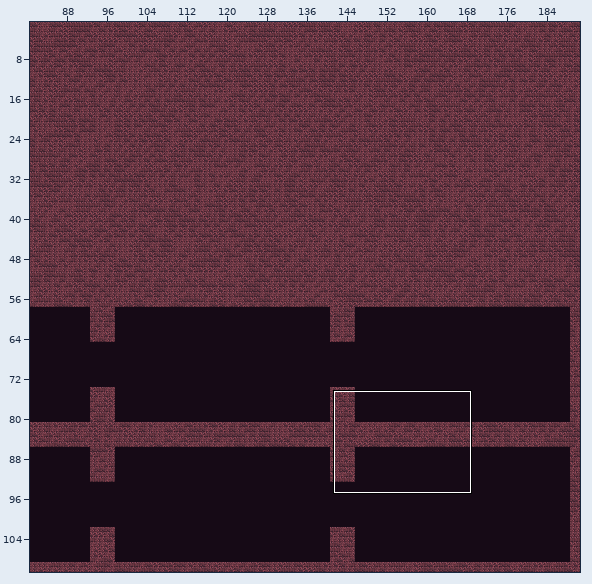
An edit to a level. Tiled map, android/assets/maps/CavernMap1.tmx. Above: a wide view before the commit, with the close-up outlined.
Close-up. As it was:
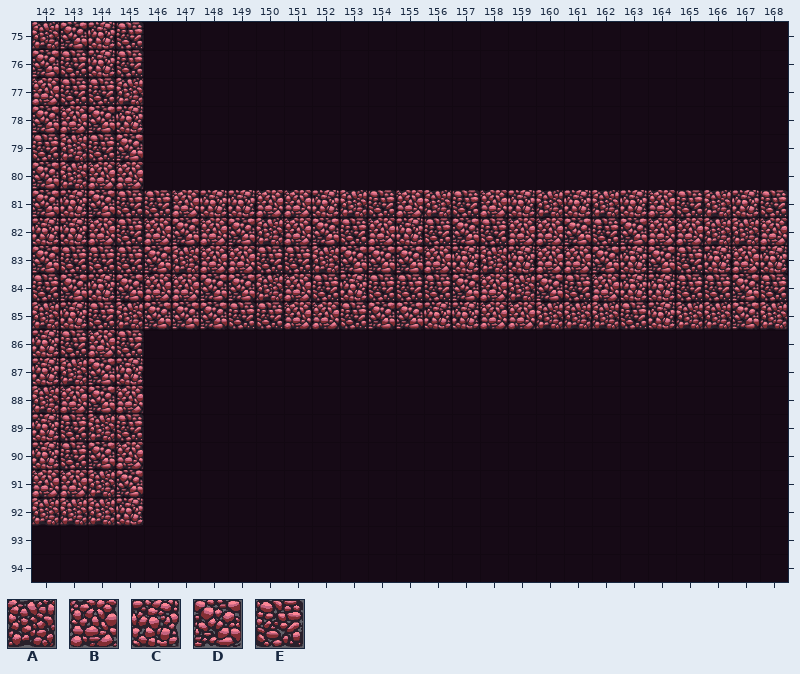
Cells are 64x64 px. Shown: x 142..168, y 75..94. The commit also changed other parts of the map, which this record leaves out.
Key: from "tileMapGutter": A 5, B 6, C 7, D 8, E 9.
_ is an empty cell.
Layers that did not change in this view are not listed.
Layer "terrain" before, first column x 142:
75 ADCE_______________________
76 DECE_______________________
77 BEEA_______________________
78 DBDC_______________________
79 EAED_______________________
80 DABB_______________________
81 DCDEEBCCBBCAEBAEBCACACBEACE
82 CCBEBDBDABDEBCEDEBBDEDBBAAB
83 DEEEDABBEEADDDBCACBBDCDECBC
84 EDCDBBDDABECEEEDBADEBCCEEDE
85 ACEADDDEEBBEDDCCBBAAAECAADA
86 CEBE_______________________
87 CADC_______________________
88 ABDB_______________________
89 CEAE_______________________
90 CEDB_______________________
91 BBAD_______________________
92 AAAC_______________________
93 ___________________________
94 ___________________________
After:
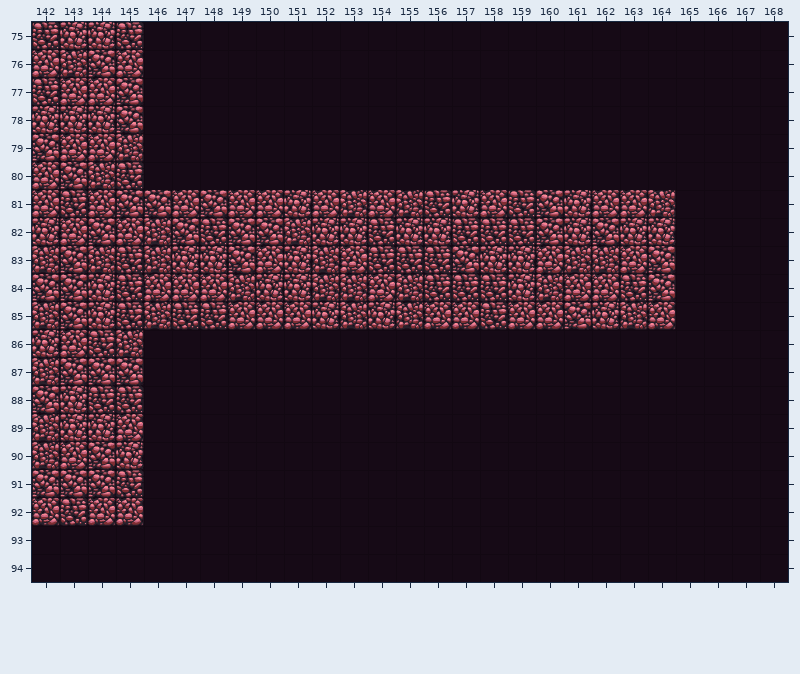
Edits made:
Changed rows in their new state; . is an unchanged cell.
Layer "terrain":
first column x 142:
75 EC.........................
76 BADB.......................
77 EBBD.......................
78 CCCD.......................
79 DBBA.......................
80 BDAE.......................
81 BEBDD.DB.CB.BAEC.ED.BBA____
82 .BDBA.E.DACCE.CE.EDCDCC____
83 ADA.ACCDBC.BEEEDC..AAB.____
84 D..E..BACCAABA.EECAB.ED____
85 .DCEAEEBB.CACABBE.BDCAB____
86 .BEA.......................
87 AD.D.......................
88 DCEE.......................
89 ACCB.......................
90 AB.C.......................
91 DDDE.......................
92 BEBB.......................
Boxes around the changes in both close-ups, in picture pixels (x1, y1, x2, y2):
changed: (32, 22, 788, 526)
